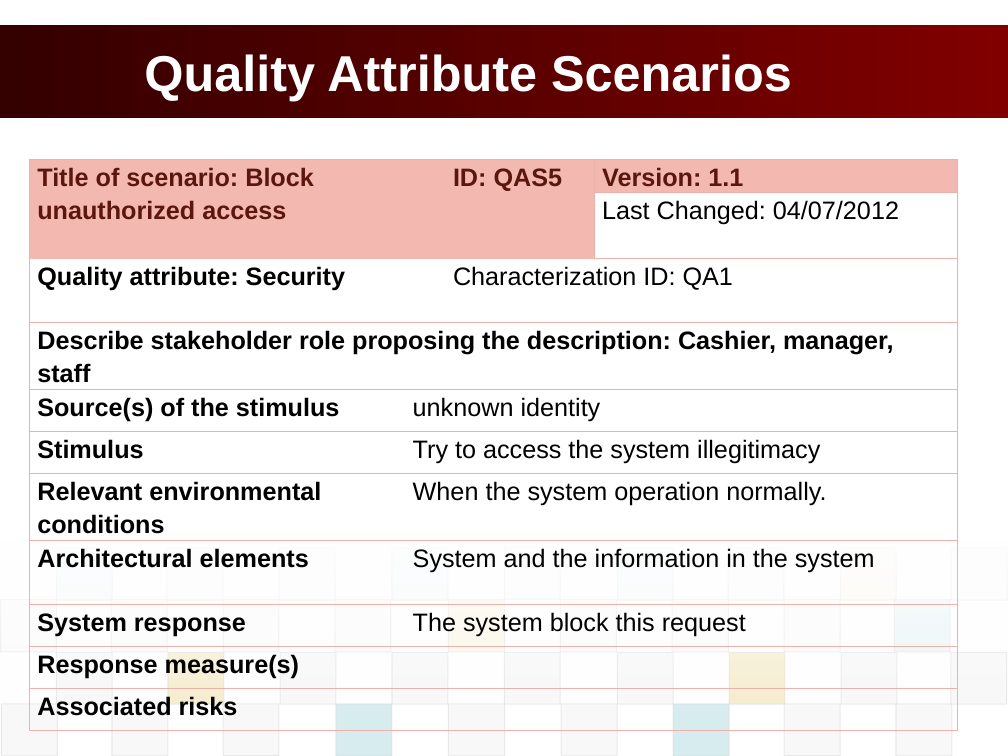
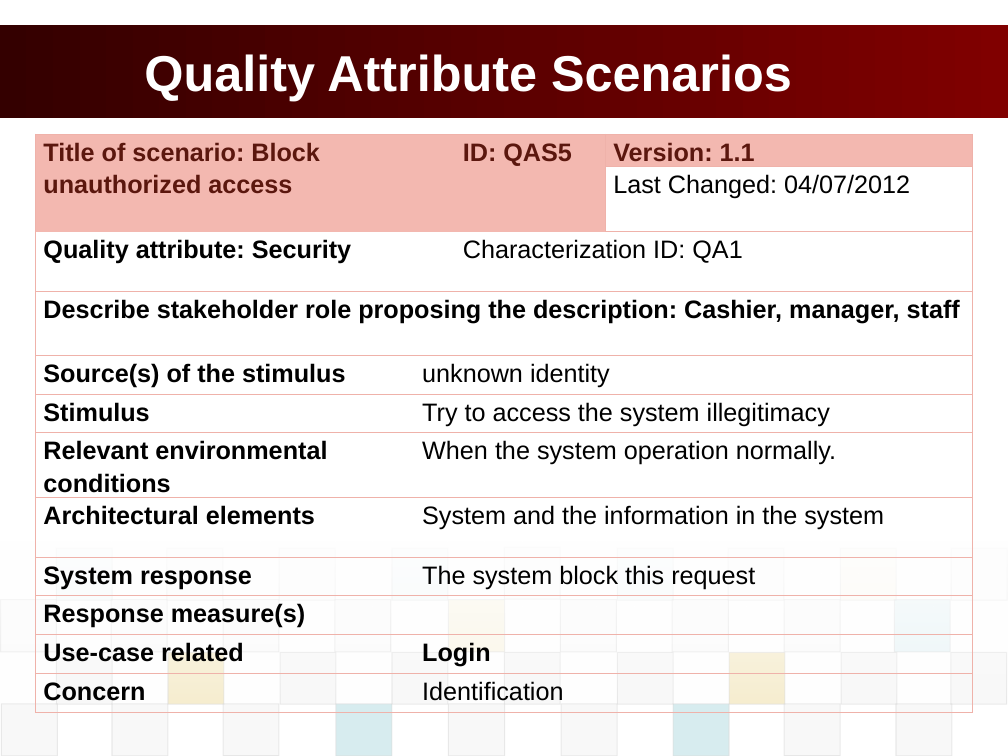
Before and after one commit to vucongthuc/hit-team-2012, a slide deck: slide 20 of Architect and Design/Final Project/K15T2_Team2_FinalProject/POS_Presentation/POS_PresentationSlide.pptx (slide 21 before the commit). Drawn at 1008x756 pixels with LibreOffice and Linux fonts; fonts in the diff are those of the drawing; background and template pictures are left out. Boxes give left, top, right and bottom in pixels: in the first picture for what was removed or moved away, otherwise in the second. Text is boxed around its words. In the diff, an @@ line names an element or a change of style, - is before the commit and + after.

```diff
--- a/Architect and Design/Final Project/K15T2_Team2_FinalProject/POS_Presentation/POS_PresentationSlide.pptx
+++ b/Architect and Design/Final Project/K15T2_Team2_FinalProject/POS_Presentation/POS_PresentationSlide.pptx
@@ table at box(36, 134, 972, 716) @@
-row 11: Associated risks |  |  | 
+row 11: Use-case related | Login |  | 
+row 12: Concern | Identification |  | 
@@ table: place and size @@
-table at box(30, 159, 958, 738)
+table at box(36, 134, 972, 716)
```
Also in this commit, not shown: 11 other slides changed, 1 slide removed, 1 other file.
